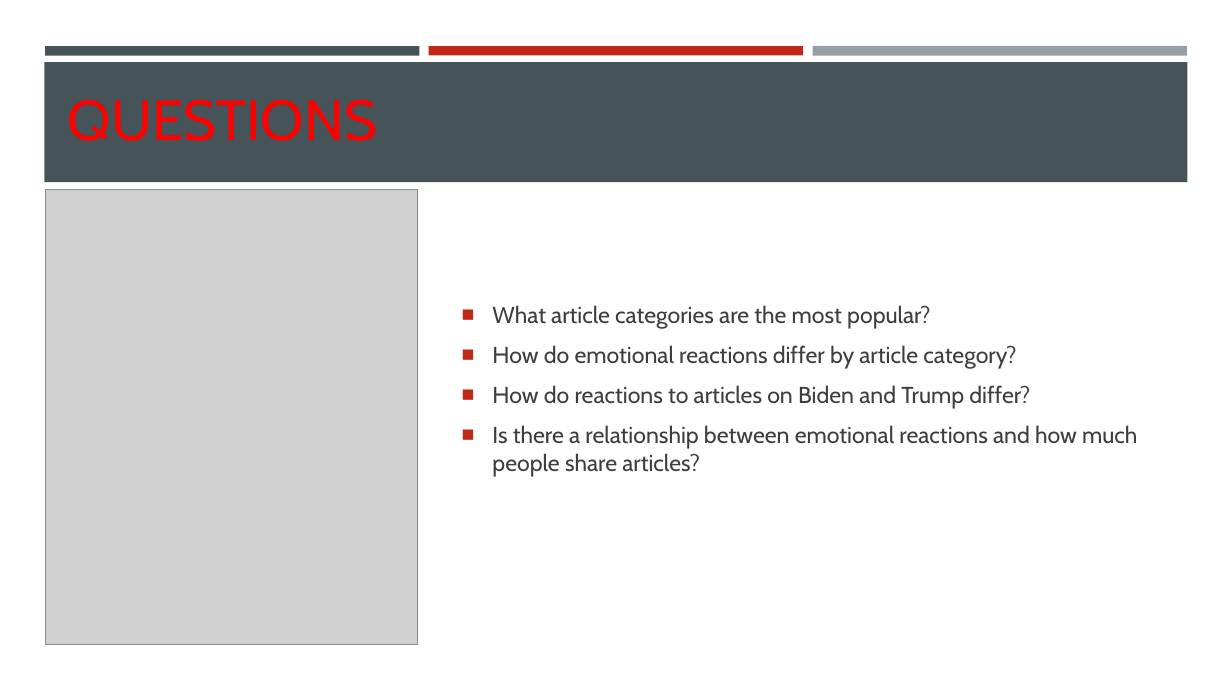
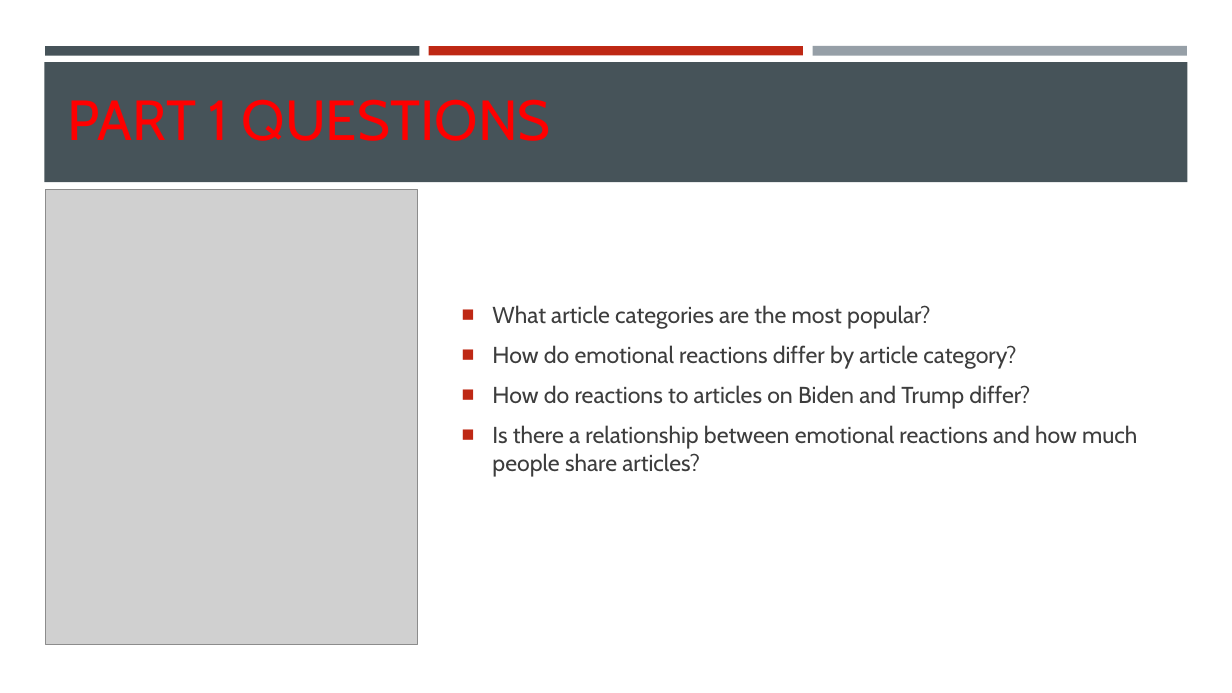
Before and after one commit to jakehtaylor/Classifying-Clickbait-Headlines, a slide deck: slide 4 of Group 9 - Facebook News Article Analysis.pptx (slide 3 before the commit). Drawn at 1232x693 pixels with LibreOffice and Linux fonts; fonts in the diff are those of the drawing; grey boxes stand for pictures. Boxes give left, top, right and bottom in pixels: in the first picture for what was removed or moved away, otherwise in the second. Text is boxed around its words. In the diff, an @@ line names an element or a change of style, - is before the commit and + after.

```diff
--- a/Group 9 - Facebook News Article Analysis.pptx
+++ b/Group 9 - Facebook News Article Analysis.pptx
@@ title at <box>68,99,551,141</box>: text changed @@
-QUESTIONS
+PART 1 QUESTIONS
```
Also in this commit, not shown: 6 other slides changed, 2 slides added, 1 slide removed, 19 other files.
